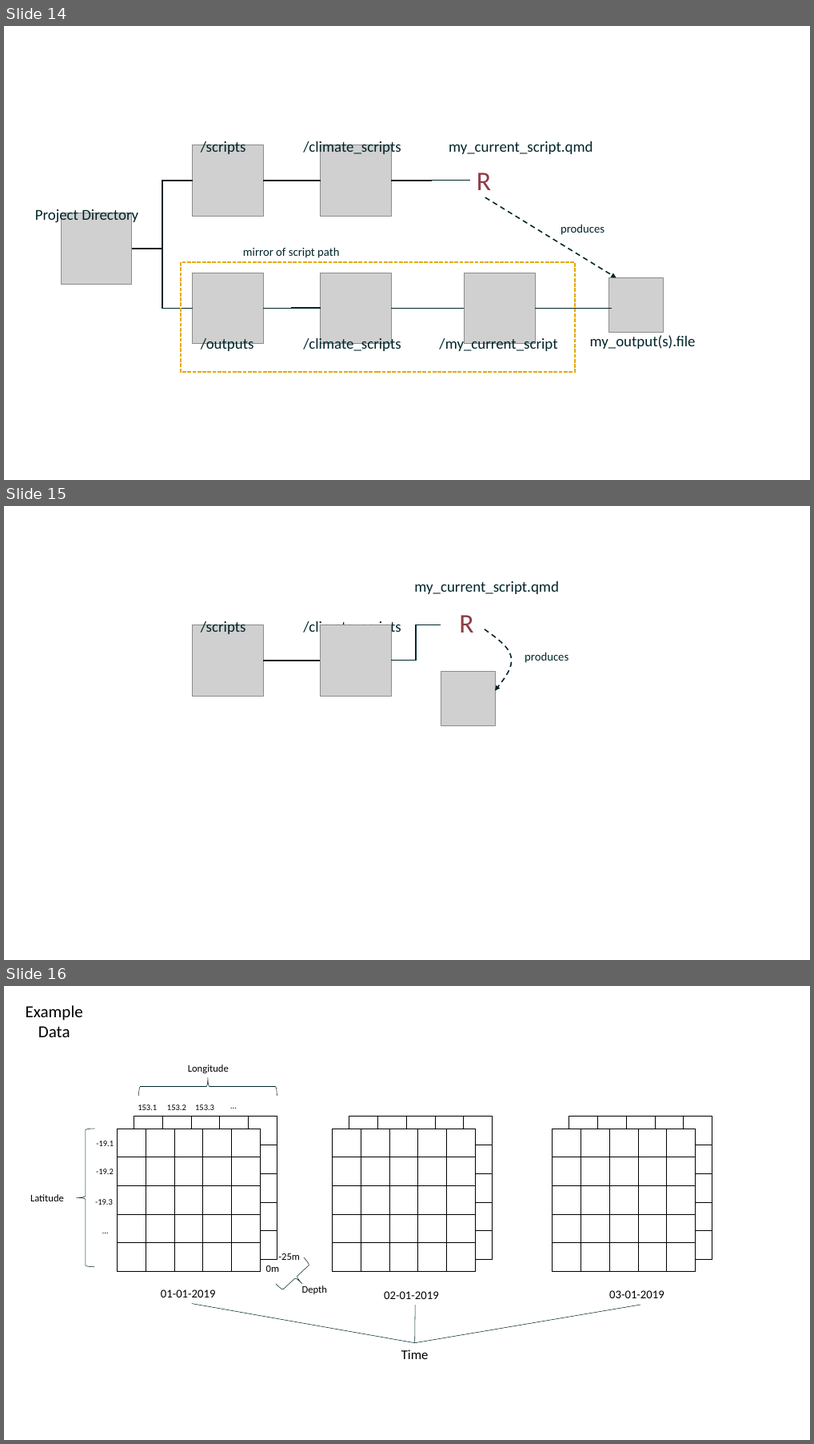
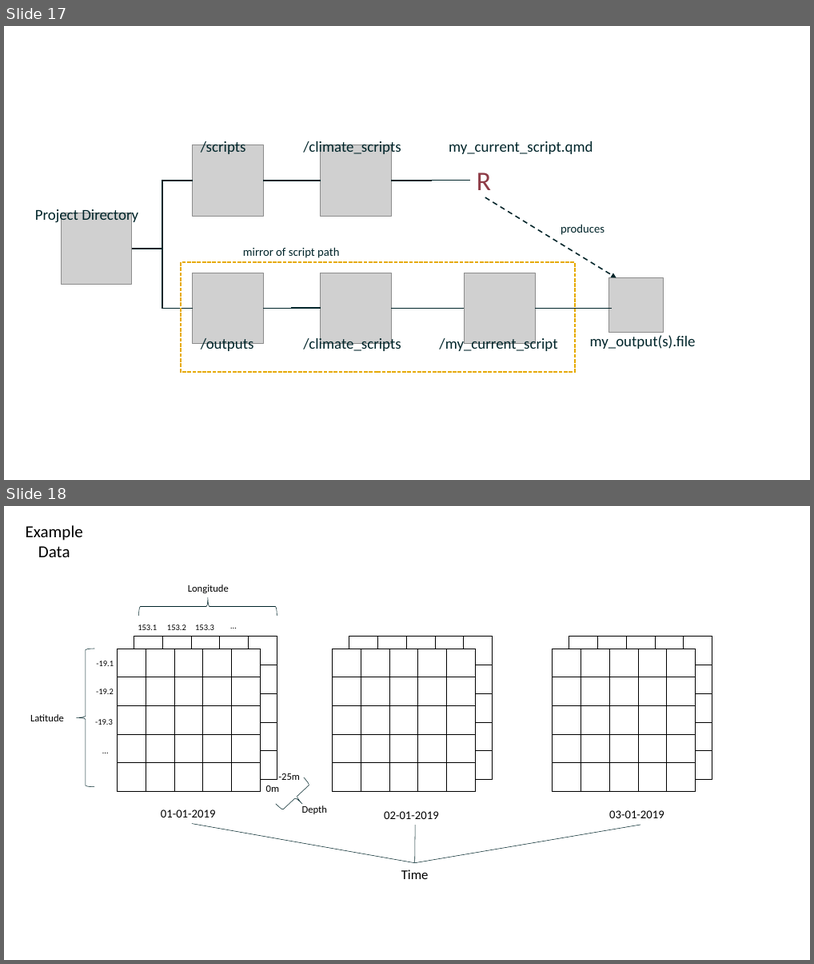
Before and after one commit to add-am/website, a slide deck: images/listing_images.pptx. Shown one above the other, each under a label of ours: slides 14, 15 and 16 before the commit, slides 17 and 18 after it. The pictures are 814x1444 and 814x964 pixels, drawn with LibreOffice and Linux fonts; fonts in the diff are those of the drawing; grey boxes stand for pictures. Boxes give left, top, right and bottom in pixels: in the first picture for what was removed or moved away, otherwise in the second. Text is boxed around its words. In the diff, an @@ line names an element or a change of style, - is before the commit and + after.

```diff
--- a/images/listing_images.pptx
+++ b/images/listing_images.pptx
@@ slide 15 removed at <box>4,506,810,960</box>, background #FFFFFF @@
@@ group removed at <box>193,581,569,725</box>: 5 texts, 3 pictures, 2 elbow lines, 1 freeform shape @@
-R
-/scripts
-/climate_scripts
-my_current_script.qmd
-produces
@@ what was slide 14 is now slide 17 @@
@@ what was slide 16 is now slide 18 @@
```
Also in this commit, not shown: 5 slides changed, 4 slides added, 1 other slide removed, 11 other files.
